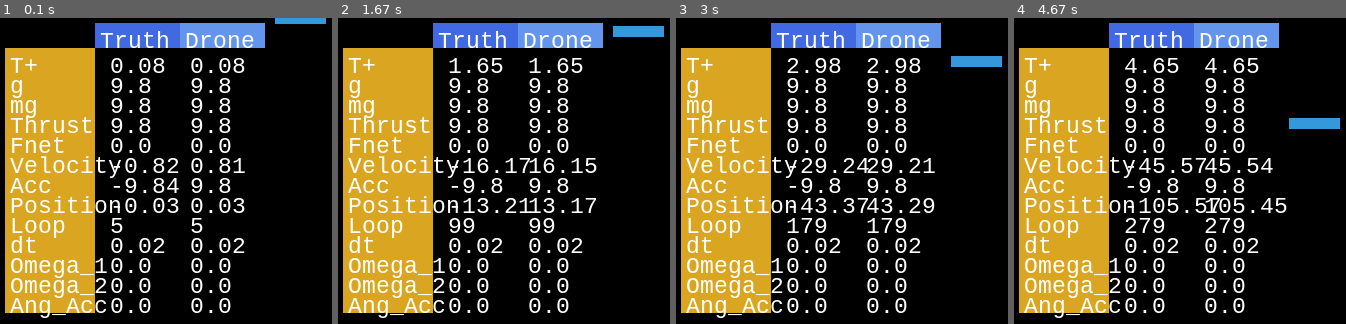
Above: before the commit, frames 1-4 (left to right).
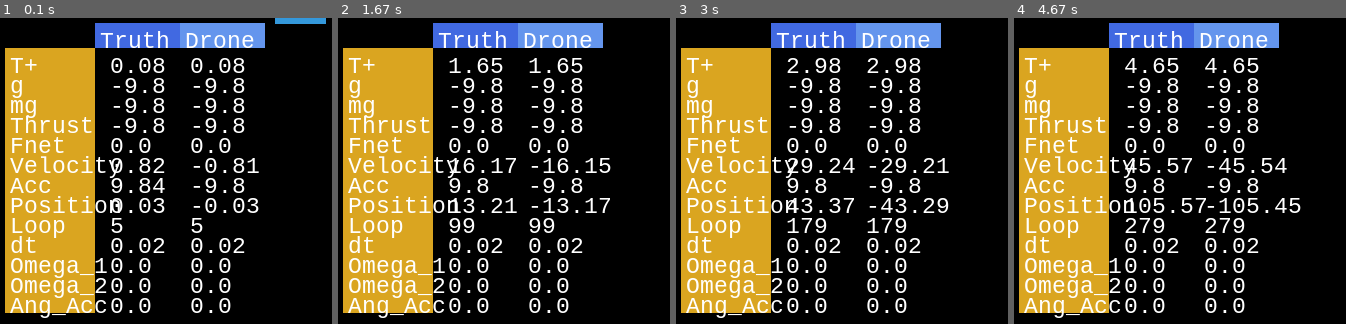
Above: after the commit, the same moments.

Repository: taostlt/air
Game: pygame game, started from drone_drop.py
Same seed, same stepped clock (60 frames per second), same inputs: the game is played once before the commit and once after it.
Inputs:
- Up to frame 1 (0.1 s): no input
- Up to frame 2 (1.67 s): no input
- Up to frame 3 (3 s): no input
- Up to frame 4 (4.67 s): no input

The runs differ from the first frame. In frame 1, 5.4% of the frame differs, in the area x 33-79%, y 19-64%; in frame 2, 6.1%; in frame 3, 6.1%; in frame 4, 6.4%, in the area x 33-99%, y 19-64%.

Commit message:
aInitial commits to 4 Calculating Accelerations, no changes to Omega 1, 2 yet.

Diff:
--- a/drone_drop.py
+++ b/drone_drop.py
@@ -474,8 +474,8 @@
     draw_options = DrawOptions(screen)
 
     space = pymunk.Space()
-    #space.gravity = 0, -9.800  # Pymunk defines gravity incorrectly by default,
-    space.gravity = 0, 9.8     # as seen here, it defines 'down' as a negative acceleration (see Slide Pin Joint demo)
+    space.gravity = 0, -9.800  # Pymunk defines gravity incorrectly by default,
+    # space.gravity = 0, 9.8     # as seen here, it defines 'down' as a negative acceleration (see Slide Pin Joint demo)
     j = -1                       # j is a unit vector to indicate direction (ie. khan academy "normal force elevator")
 
     gravity_ref = space.gravity[1]
@@ -515,6 +515,26 @@
     dt = 0                                                         # Initialize steps
 
     # sineTest(CoaxialDrone, dt)
+
+    #  --------------------------------
+    # BENCHMARK D: This produces the same chart as our homework for uncontrolled.
+    # 3.Uncontrolled 2D Drone SOLUTION
+    #
+    # Z_history = []
+    # Y_history = []
+    # dt = 0.2
+    # CoaxialDrone.X[4] = 1.0
+    # for _ in range(100):
+    #     Z_history.append(CoaxialDrone.X[0])
+    #     Y_history.append(CoaxialDrone.X[1])
+    #     CoaxialDrone.advance_state_uncontrolled(dt)
+    #
+    # # plt.plot(Y_history, Z_history )
+    # plt.plot(Y_history)  # blue
+    # plt.plot(Z_history)  # yellow
+    # # plt.gca().invert_yaxis()
+    # plt.show()
+    # ------------------------------------------------
 
     while True:
         for event in pygame.event.get():
@@ -613,7 +633,7 @@
         velocity_truth = CoaxialDrone.shape.body.velocity * j                     # Velocity and Position Vectors are parsed in Rounded fnc.
 
         # Detect Drone's position Externally (Ground Truth)
-        position_truth = CoaxialDrone.shape.body.position * j                  # Vec2d(tuple) where position[1] is z height.
+        position_truth = CoaxialDrone.shape.body.position * j                     # Vec2d(tuple) where position[1] is z height.
 
         # Get omega values
         omega_1, omega_2 = CoaxialDrone.omega_1, CoaxialDrone.omega_2
@@ -649,13 +669,13 @@
 
         # Fnet = ma, F = m(g - a), m*g - m*a.   g = space.gravity = (0, 9.8)
         # Fnet_truth =  CoaxialDrone.mass * space.gravity[1] - CoaxialDrone.mass * drone.shape.acceleration?
-        #                                                   This acc needs to be from the props, not gravity
+        #                                                      This acc needs to be from the props, not gravity
         # Constant velocity has no net force. Fnet = 0. Elevator falling
         # Khan Academy: No acceleration => no net Force
         # Thrust is Fnormal. The force offsetting gravity is Fn, Fthrust
 
         mg = CoaxialDrone.mass * gravity_ref
-        ma = CoaxialDrone.z_dot_dot * CoaxialDrone.mass      # The equation for z_dot_dot includes mg and Ftotal.
+        ma = CoaxialDrone.z_dot_dot * CoaxialDrone.mass            # The equation for z_dot_dot includes mg and Ftotal.
         thrust_truth = ma
         print(f'Coaxial drone acceleration is: {CoaxialDrone.z_dot_dot}')
 
@@ -686,7 +706,8 @@
                          loop, dt, omega_1, omega_2,
                          ang_acc_truth)
 
-        if 40.00 < time < 40.05:
+
+        if 10.00 < time < 10.05:
             print(f'z_actual: {z_position_truth}')
             print(f'Length of t_history: {len(t_history)}')
 
@@ -767,7 +788,7 @@
             # plt.xlabel("Time (seconds)")
             # plt.legend(["Time","Z Actual", "Z Drone", "target z dot dot"])
             # plt.gca().invert_yaxis()
-            plt.show()
+            # plt.show()
             sys.exit(0)
 
         pygame.display.update()
